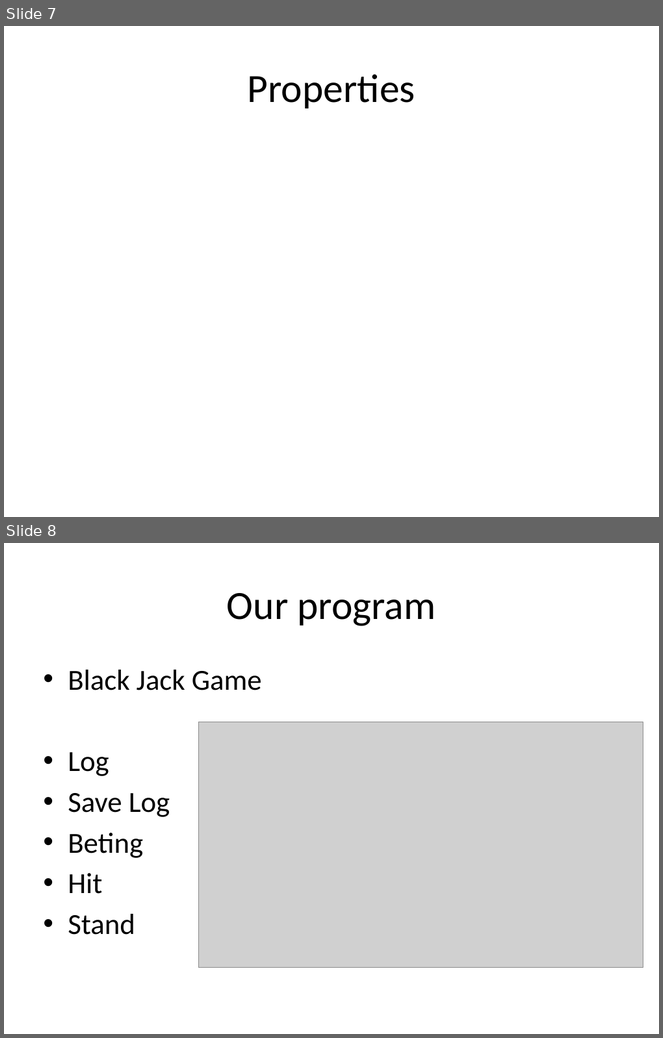
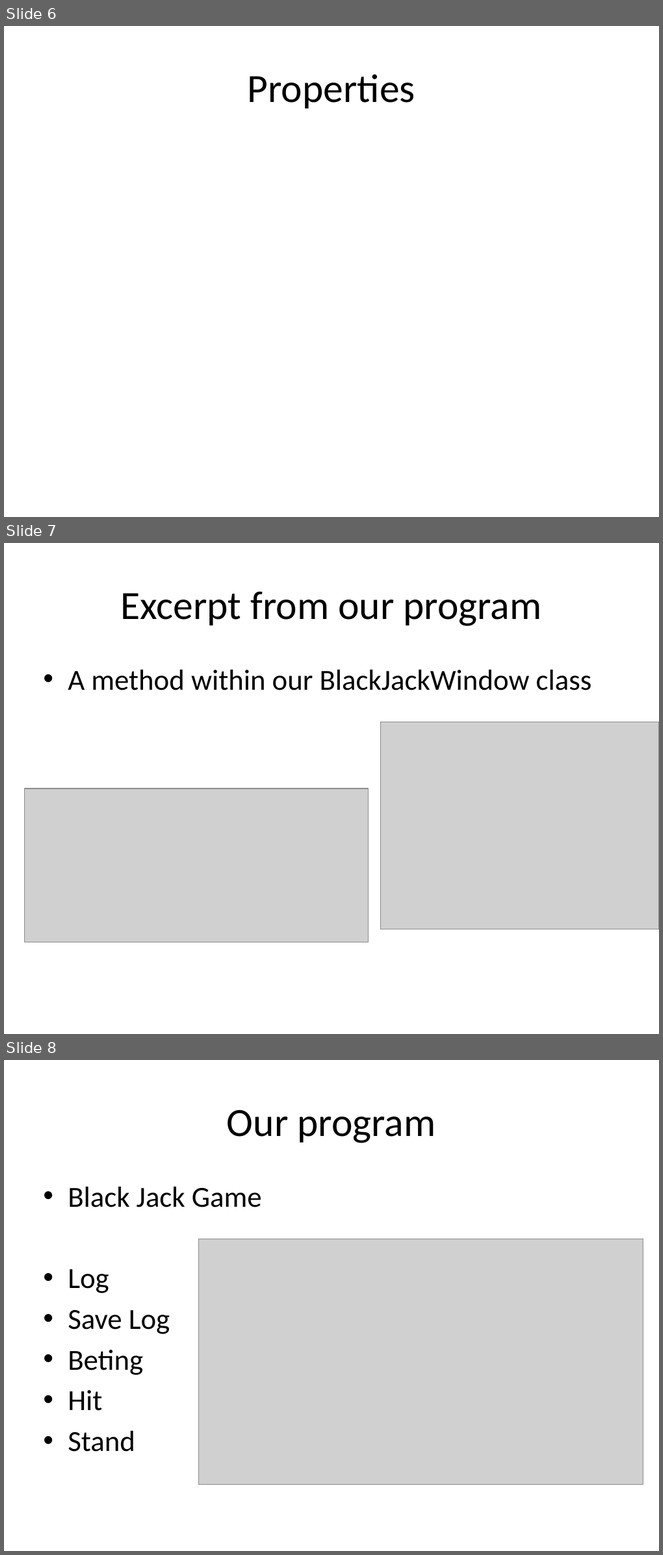
Before and after one commit to isurup/kalle-martin-group, a slide deck: OOPExam/06 Methods, parameters, scope and properties.pptx. Shown one above the other, each under a label of ours: slides 7 and 8 before the commit, slides 6, 7 and 8 after it. The pictures are 663x1038 and 663x1555 pixels, drawn with LibreOffice and Linux fonts; fonts in the diff are those of the drawing; grey boxes stand for pictures. Boxes give left, top, right and bottom in pixels: in the first picture for what was removed or moved away, otherwise in the second. Text is boxed around its words. In the diff, an @@ line names an element or a change of style, - is before the commit and + after.

```diff
--- a/OOPExam/06 Methods, parameters, scope and properties.pptx
+++ b/OOPExam/06 Methods, parameters, scope and properties.pptx
@@ slide 7 added at (x1=4, y1=543, x2=659, y2=1034), background #FFFFFF @@
@@ title added at (x1=120, y1=591, x2=542, y2=626), 44 pt, text #000000 @@
+Excerpt from our program
@@ text added at (x1=68, y1=670, x2=592, y2=691), 32 pt, text #000000 @@
+• A method within our BlackJackWindow class
@@ picture added at (x1=381, y1=722, x2=659, y2=930) @@
@@ picture added at (x1=24, y1=789, x2=368, y2=942) @@
@@ what was slide 7 is now slide 6 @@
```
Also in this commit, not shown: 1 slide changed, 1 slide removed.
